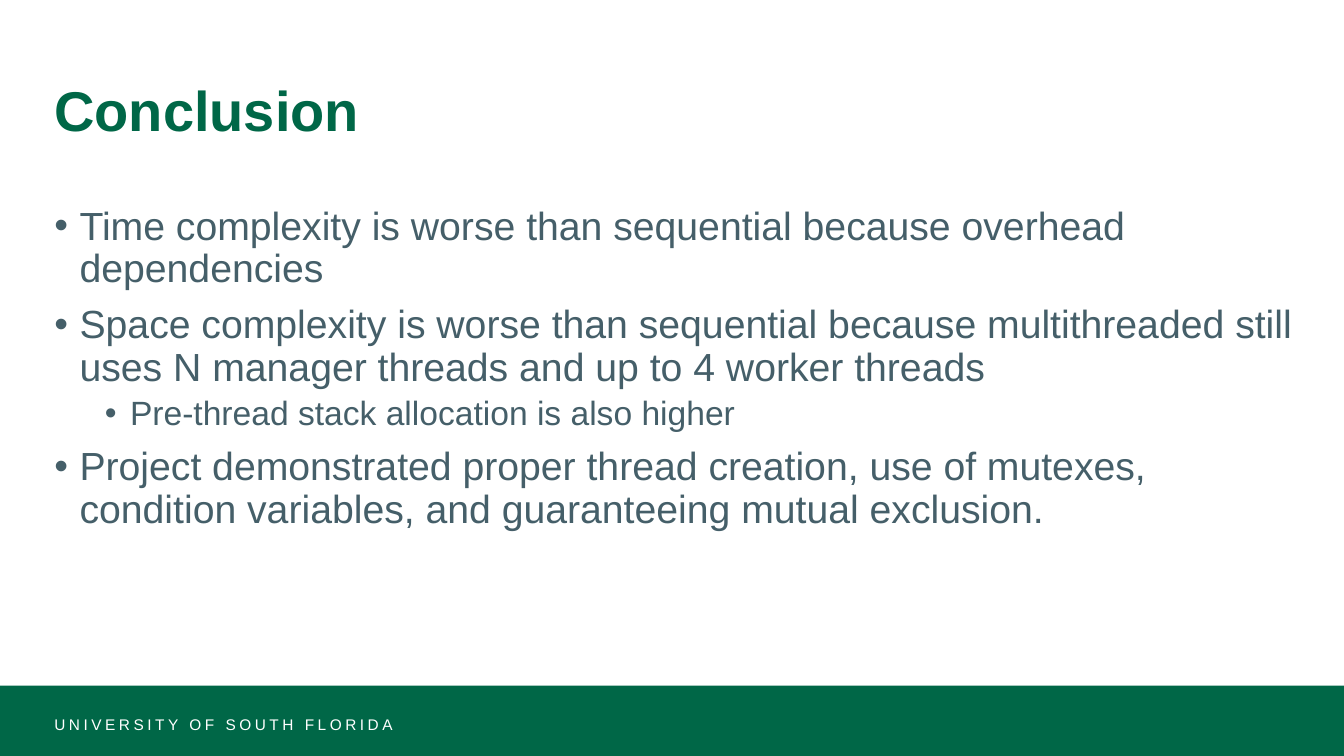
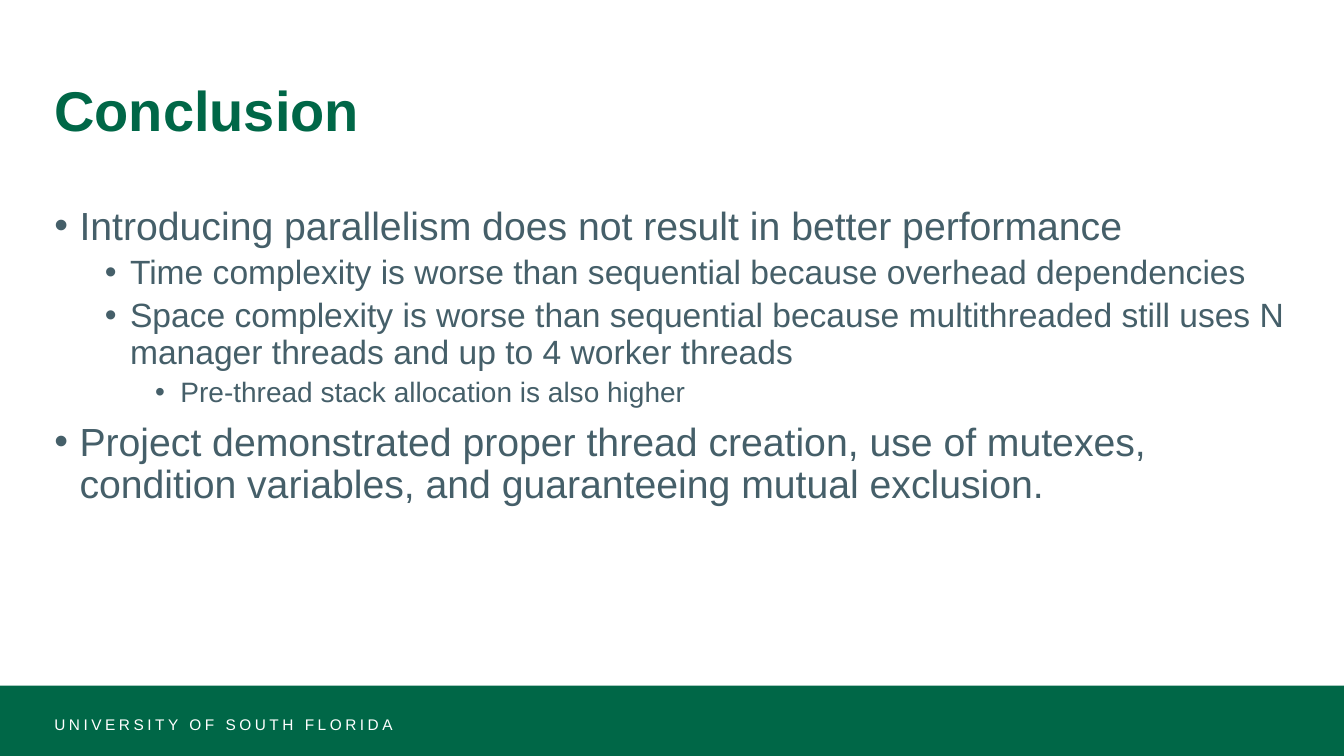
Before and after one commit to KS-AO-HUB/OS-Group-Project, a slide deck: slide 10 of catalan.pptx. Drawn at 1344x756 pixels with LibreOffice and Linux fonts; fonts in the diff are those of the drawing. Boxes give left, top, right and bottom in pixels: in the first picture for what was removed or moved away, otherwise in the second. Text is boxed around its words. In the diff, an @@ line names an element or a change of style, - is before the commit and + after.

```diff
--- a/catalan.pptx
+++ b/catalan.pptx
@@ text at (80, 211, 1122, 248): paragraph added @@
+• Introducing parallelism does not result in better performance
@@ text at (130, 259, 1284, 407): size 28 to 24 pt in "Time complexity is worse than sequential because ...", "Space complexity is worse than sequential because ..."; size 24 to 20 pt in "Pre-thread stack allocation is also higher"; list level 1 to 2 in "Time complexity is worse than ..."; list level 1 to 2 in "Space complexity is worse than ..."; list level 2 to 3 in "Pre-thread stack allocation is also ..." @@
```
Also in this commit, not shown: 2 other slides changed, 3 other files.
